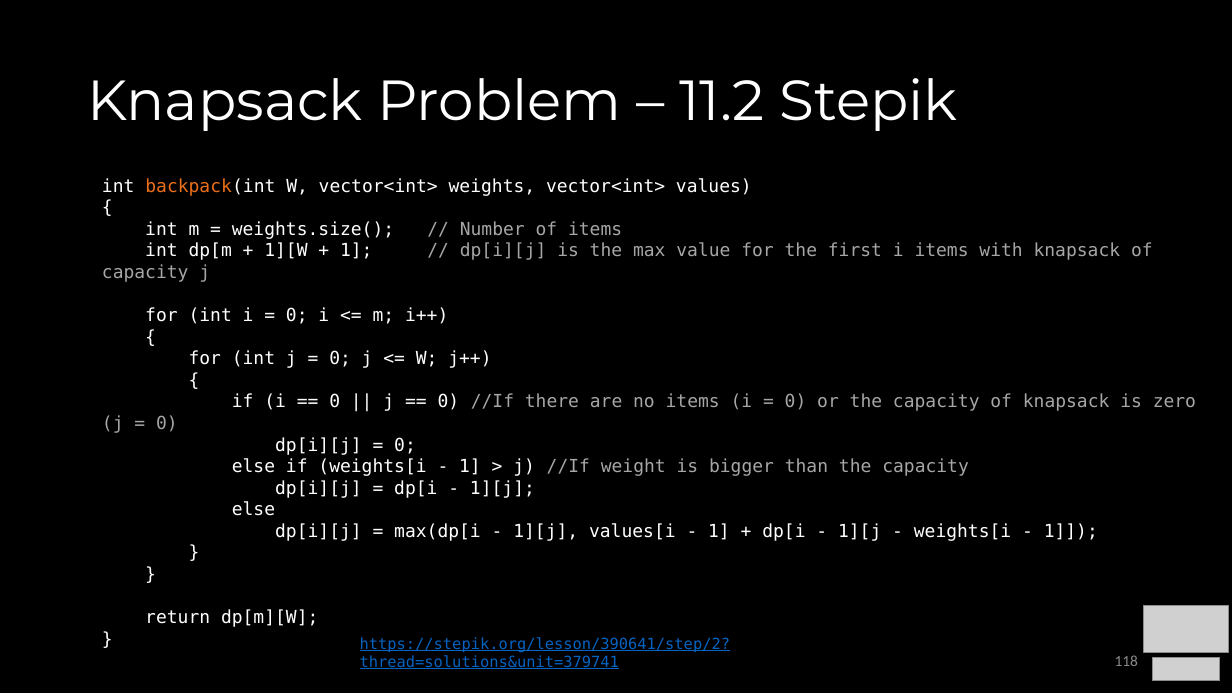
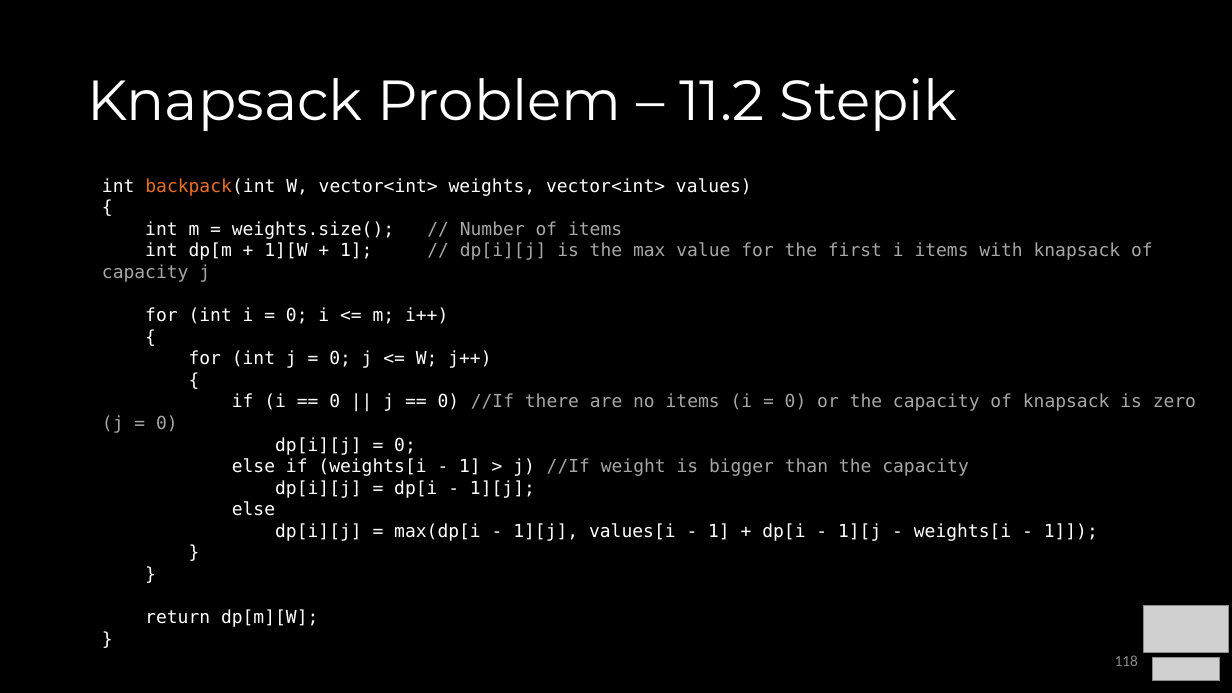
Before and after one commit to COP3530/Instructional-Content, a slide deck: slide 118 of Slides/Slides-PPT/9 - Algorithm Paradigms.pptx. Drawn at 1232x693 pixels with LibreOffice and Linux fonts; fonts in the diff are those of the drawing; grey boxes stand for pictures. Boxes give left, top, right and bottom in pixels: in the first picture for what was removed or moved away, otherwise in the second. Text is boxed around its words. In the diff, an @@ line names an element or a change of style, - is before the commit and + after.

Commit message:
stepik links updated

```diff
--- a/Slides/Slides-PPT/9 - Algorithm Paradigms.pptx
+++ b/Slides/Slides-PPT/9 - Algorithm Paradigms.pptx
@@ text removed at (x1=360, y1=637, x2=730, y2=669) @@
-https://stepik.org/lesson/390641/step/2?thread=solutions&unit=379741
```
Also in this commit, not shown: 3 other files.
